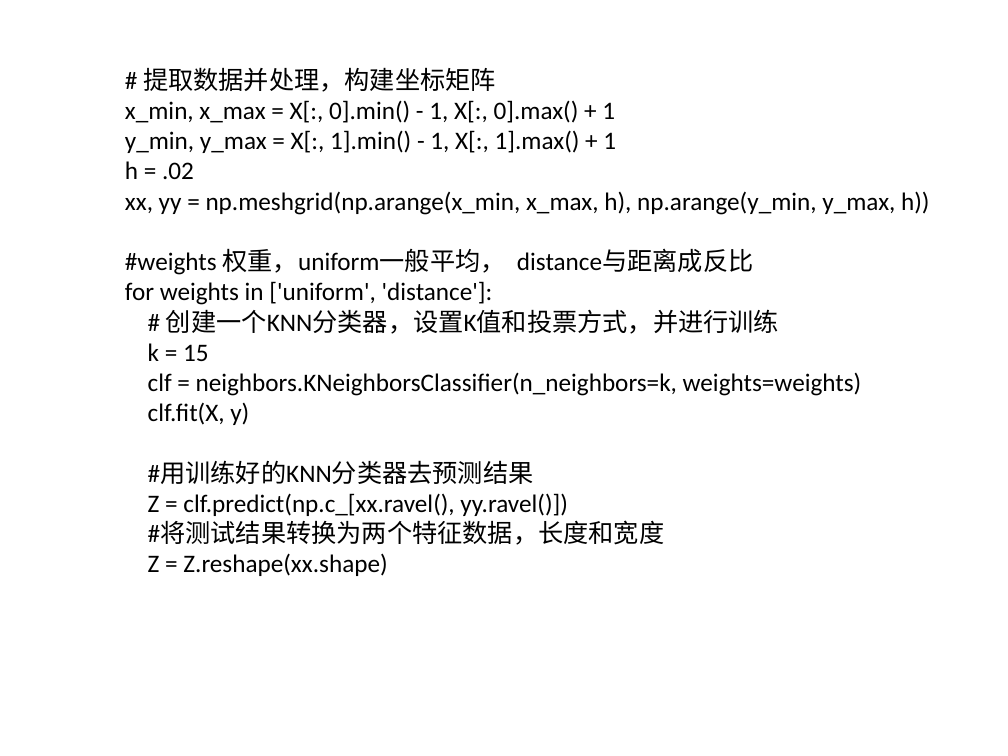
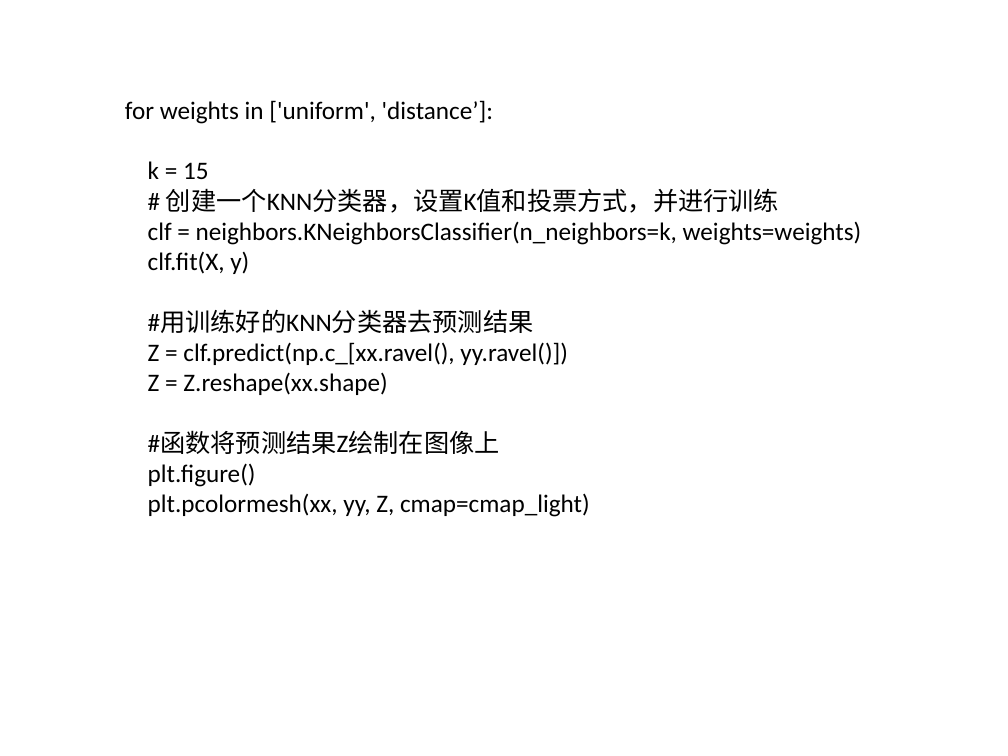
Before and after one commit to BattalionCommander/Python, a slide deck: slide 9 of cls_23聚类算法.pptx. Drawn at 1008x756 pixels with LibreOffice and Linux fonts; fonts in the diff are those of the drawing; background and template pictures are left out. Boxes give left, top, right and bottom in pixels: in the first picture for what was removed or moved away, otherwise in the second. Text is boxed around its words. In the diff, an @@ line names an element or a change of style, - is before the commit and + after.

```diff
--- a/cls_23聚类算法.pptx
+++ b/cls_23聚类算法.pptx
@@ text at (x1=125, y1=100, x2=493, y2=179): text changed @@
-# 提取数据并处理，构建坐标矩阵
-x_min, x_max = X[:, 0].min() - 1, X[:, 0].max() + 1
-y_min, y_max = X[:, 1].min() - 1, X[:, 1].max() + 1
-h = .02
-xx, yy = np.meshgrid(np.arange(x_min, x_max, h), np.arange(y_min, y_max, h))
-#weights 权重，uniform一般平均， distance与距离成反比
-for weights in ['uniform', 'distance']:
+for weights in ['uniform', 'distance’]:
+k = 15
@@ text at (x1=148, y1=343, x2=209, y2=361): paragraph removed @@
-k = 15
@@ text at (x1=148, y1=431, x2=590, y2=517): paragraphs added @@
+#函数将预测结果Z绘制在图像上
+plt.figure()
+plt.pcolormesh(xx, yy, Z, cmap=cmap_light)
@@ text at (x1=148, y1=522, x2=665, y2=545): paragraph removed @@
-#将测试结果转换为两个特征数据，长度和宽度
```
Also in this commit, not shown: 8 other slides changed, 5 slides added, 3 slides removed, 6 other files.
